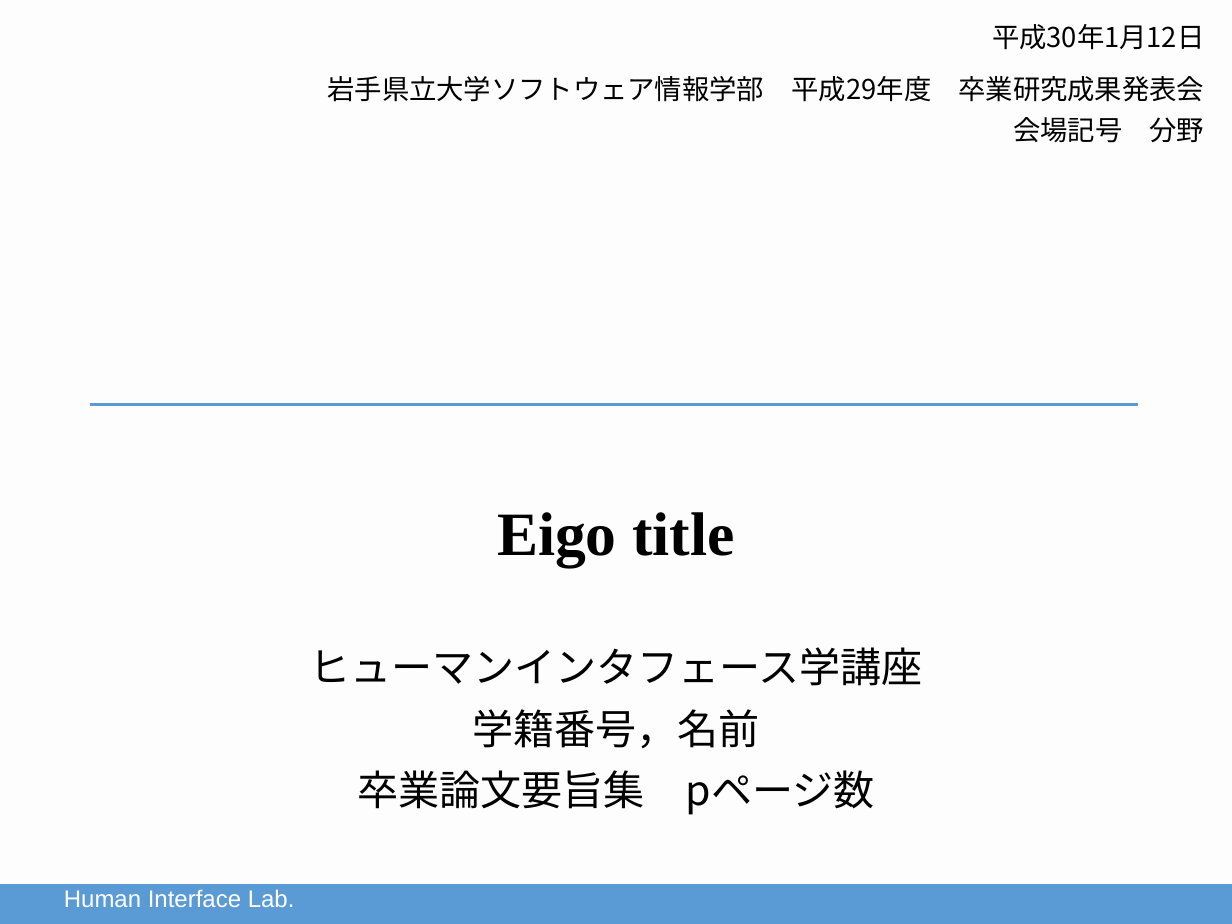
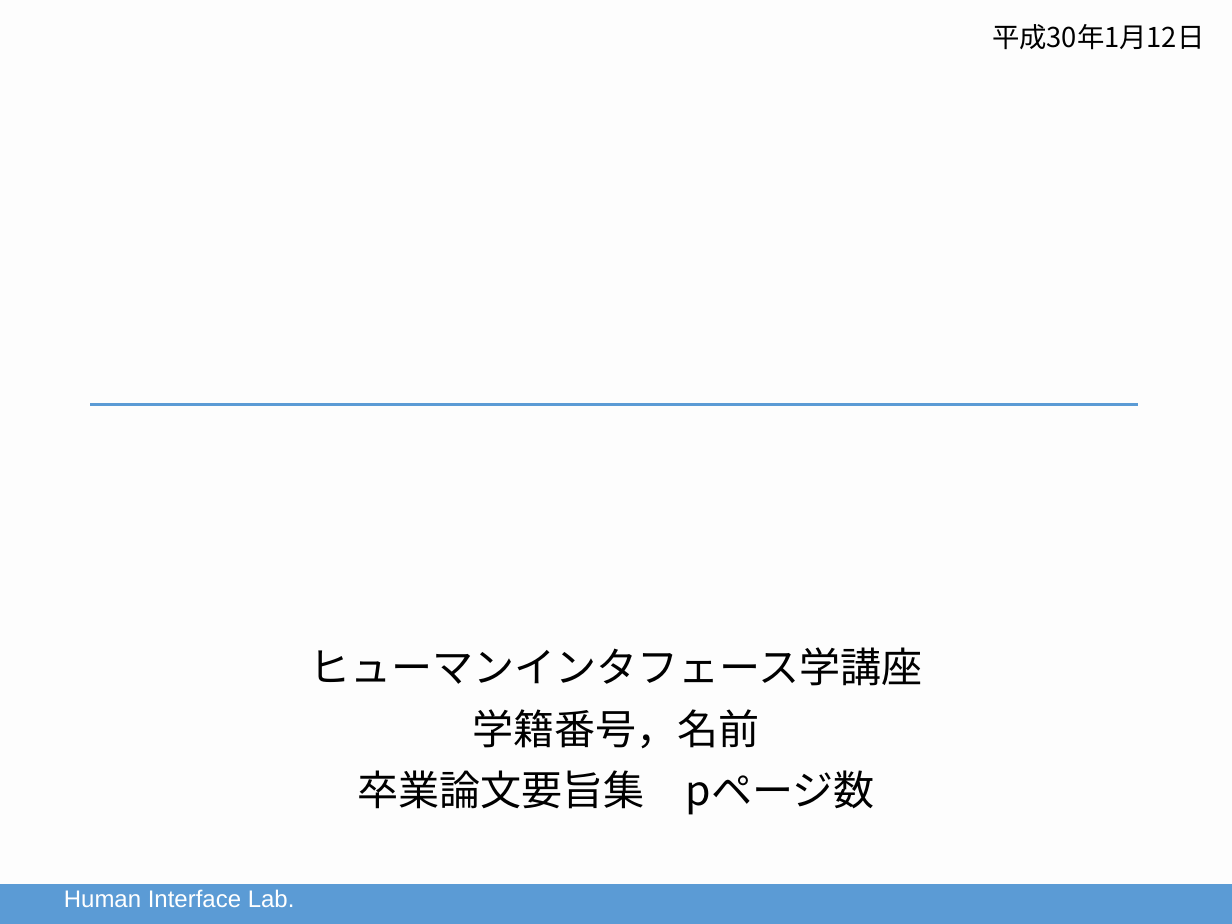
Before and after one commit to ysentam912/slide_template, a slide deck: slide 1 of スライドテンプレート.pptx. Drawn at 1232x924 pixels with LibreOffice and Linux fonts; fonts in the diff are those of the drawing; background and template pictures are left out. Boxes give left, top, right and bottom in pixels: in the first picture for what was removed or moved away, otherwise in the second. Text is boxed around its words. In the diff, an @@ line names an element or a change of style, - is before the commit and + after.

```diff
--- a/スライドテンプレート.pptx
+++ b/スライドテンプレート.pptx
@@ text removed at [328, 76, 1205, 102] @@
-岩手県立大学ソフトウェア情報学部 平成29年度 卒業研究成果発表会
@@ text removed at [1013, 117, 1205, 143] @@
-会場記号 分野
@@ text removed at [497, 512, 734, 566] @@
-Eigo title
```
Also in this commit, not shown: 3 other files.
